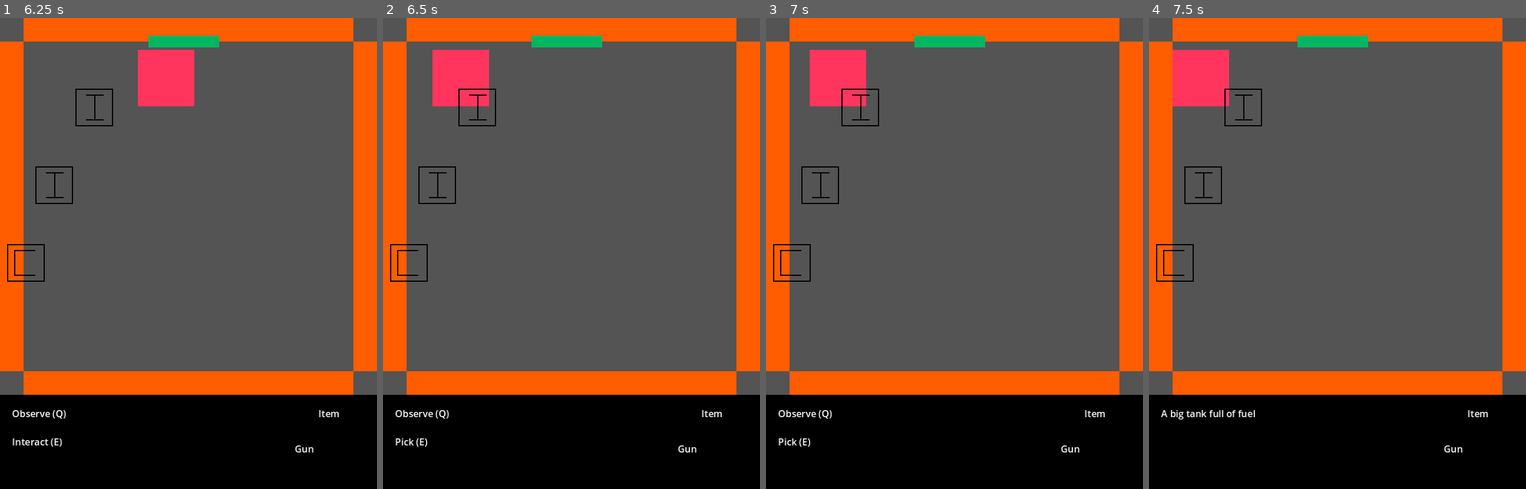
Above: before the commit, frames 1-4 (left to right).
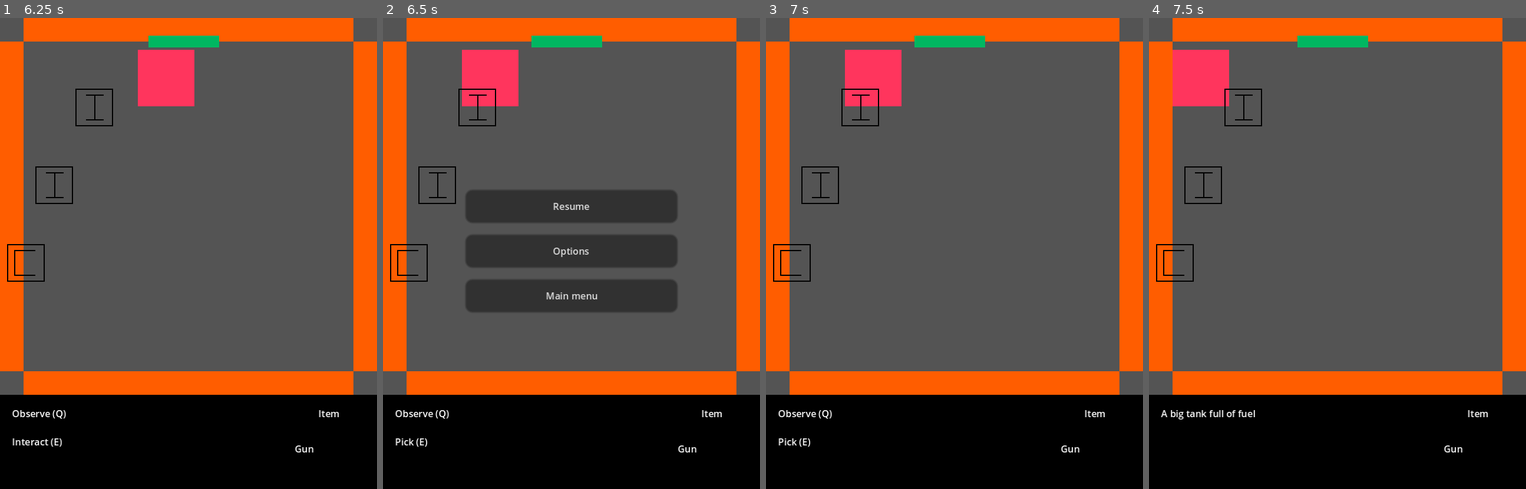
Above: after the commit, the same moments.

Repository: Kehos/ldjam54-limitedspace
Game: Godot game, scene res://scenes/UI/MainMenu.tscn
Two runs of this game, one before a commit and one after it. Both use one fixed random seed, a clock stepped at 60 frames per second and the inputs below.
Inputs (mouse positions are in pixels of both pictures, inside the frame that each line leads up to):
- Up to frame 1 (6.25 s): click "Options" at 0.5 s; click "Main menu" at 1.25 s; click "Play" at 2 s; hold Right (ui_right) 2.78-3.53 s; tap E (interact) at 2.85, 4.35, 5.85 s; hold Down (ui_down) 3.53-4.28 s; tap Q (observe) at 3.6, 5.1 s; tap Enter at 4.25 s; hold Right (ui_right) 4.28-5.03 s; tap Space at 5 s; hold Up (ui_up) 5.03-5.78 s; hold Left (ui_left) from 5.78 s (still down)
- Up to frame 2 (6.5 s): keep holding Left (ui_left); tap Escape (pause, bound only after the commit) at 6.4 s
- Up to frame 3 (7 s): release Left (ui_left) at 6.5 s; click (954, 206) at 6.5 s, where only the run after the commit has a clickable "Resume"
- Up to frame 4 (7.5 s): tap Enter at 7.25 s; hold Left (ui_left) from 7.28 s (still down); tap Q (observe) at 7.35 s

Frame 1 is identical in both runs. In frame 2, 13% of the frame differs, in the area x 13-78%, y 6-63%; in frame 3, 2.2%; in frame 4, nothing differs.

Commit message:
Added pause menu and fixed game restart crash

Diff:
--- a/project.godot
+++ b/project.godot
@@ -26,7 +26,6 @@
 
 window/size/viewport_width=160
 window/size/viewport_height=200
-window/size/mode=2
 window/stretch/mode="canvas_items"
 
 [input]
@@ -41,6 +40,11 @@
 "events": [Object(InputEventKey,"resource_local_to_scene":false,"resource_name":"","device":-1,"window_id":0,"alt_pressed":false,"shift_pressed":false,"ctrl_pressed":false,"meta_pressed":false,"pressed":false,"keycode":0,"physical_keycode":69,"key_label":0,"unicode":101,"echo":false,"script":null)
 ]
 }
+pause={
+"deadzone": 0.5,
+"events": [Object(InputEventKey,"resource_local_to_scene":false,"resource_name":"","device":-1,"window_id":0,"alt_pressed":false,"shift_pressed":false,"ctrl_pressed":false,"meta_pressed":false,"pressed":false,"keycode":0,"physical_keycode":4194305,"key_label":0,"unicode":0,"echo":false,"script":null)
+]
+}
 
 [layer_names]
 
--- a/scenes/UI/GameCompleteMenu.tscn
+++ b/scenes/UI/GameCompleteMenu.tscn
@@ -1,8 +1,10 @@
-[gd_scene load_steps=2 format=3 uid="uid://da5pnk5cvlq3v"]
+[gd_scene load_steps=3 format=3 uid="uid://da5pnk5cvlq3v"]
 
+[ext_resource type="Script" path="res://scripts/UI/GameCompleteMenu.gd" id="1_exd4j"]
 [ext_resource type="PackedScene" uid="uid://qionmpjigwp8" path="res://scenes/UI/UIButton.tscn" id="1_ruxsq"]
 
 [node name="GameCompleteMenu" type="CanvasLayer"]
+script = ExtResource("1_exd4j")
 
 [node name="MarginContainer" type="MarginContainer" parent="."]
 custom_minimum_size = Vector2(0, 65)
@@ -28,6 +30,13 @@
 layout_mode = 2
 theme_override_constants/separation = 5
 
-[node name="BackButtoon" parent="MarginContainer/VBoxContainer" instance=ExtResource("1_ruxsq")]
+[node name="ReplayButton" parent="MarginContainer/VBoxContainer" instance=ExtResource("1_ruxsq")]
+layout_mode = 2
+text = "Replay"
+
+[node name="MainMenuButton2" parent="MarginContainer/VBoxContainer" instance=ExtResource("1_ruxsq")]
 layout_mode = 2
 text = "Main menu"
+
+[connection signal="pressed" from="MarginContainer/VBoxContainer/ReplayButton" to="." method="_on_replay_button_pressed"]
+[connection signal="pressed" from="MarginContainer/VBoxContainer/MainMenuButton2" to="." method="_on_main_menu_button_pressed"]
--- /dev/null
+++ b/scenes/UI/PauseMenu.tscn
@@ -0,0 +1,48 @@
+[gd_scene load_steps=3 format=3 uid="uid://bn5aophyrjml8"]
+
+[ext_resource type="Script" path="res://scripts/UI/PauseMenu.gd" id="1_r2oi1"]
+[ext_resource type="PackedScene" uid="uid://qionmpjigwp8" path="res://scenes/UI/UIButton.tscn" id="2_yy17c"]
+
+[node name="PauseMenu" type="CanvasLayer"]
+process_mode = 3
+script = ExtResource("1_r2oi1")
+
+[node name="MarginContainer" type="MarginContainer" parent="."]
+custom_minimum_size = Vector2(0, 65)
+anchors_preset = 8
+anchor_left = 0.5
+anchor_top = 0.5
+anchor_right = 0.5
+anchor_bottom = 0.5
+offset_left = -50.0
+offset_top = -32.5
+offset_right = 50.0
+offset_bottom = 32.5
+grow_horizontal = 2
+grow_vertical = 2
+size_flags_horizontal = 4
+size_flags_vertical = 4
+theme_override_constants/margin_left = 5
+theme_override_constants/margin_top = 5
+theme_override_constants/margin_right = 5
+theme_override_constants/margin_bottom = 5
+
+[node name="VBoxContainer" type="VBoxContainer" parent="MarginContainer"]
+layout_mode = 2
+theme_override_constants/separation = 5
+
+[node name="ResumeButton" parent="MarginContainer/VBoxContainer" instance=ExtResource("2_yy17c")]
+layout_mode = 2
+text = "Resume"
+
+[node name="OptionsButton" parent="MarginContainer/VBoxContainer" instance=ExtResource("2_yy17c")]
+layout_mode = 2
+text = "Options"
+
+[node name="MainMenuButton" parent="MarginContainer/VBoxContainer" instance=ExtResource("2_yy17c")]
+layout_mode = 2
+text = "Main menu"
+
+[connection signal="pressed" from="MarginContainer/VBoxContainer/ResumeButton" to="." method="_on_resume_button_pressed"]
+[connection signal="pressed" from="MarginContainer/VBoxContainer/OptionsButton" to="." method="_on_options_button_pressed"]
+[connection signal="pressed" from="MarginContainer/VBoxContainer/MainMenuButton" to="." method="_on_main_menu_button_pressed"]
--- a/scripts/Game/Game.gd
+++ b/scripts/Game/Game.gd
@@ -2,6 +2,8 @@
 
 @export var itemScene: PackedScene
 @export var clueScene: PackedScene
+
+var pauseMenuScene = preload("res://scenes/UI/PauseMenu.tscn")
 
 @onready var textContent: RichTextLabel = $TextsContainer/MarginContainer/CurrentActionText
 @onready var doorActions: RichTextLabel = $TextsContainer/MarginContainer/DoorActionsText
@@ -70,6 +72,11 @@
 		if Input.is_action_just_pressed("observe"):
 			observe_clue()
 
+func _unhandled_input(event):
+	if event.is_action_pressed("pause"):
+		var pauseInstance = pauseMenuScene.instantiate()
+		add_child(pauseInstance)
+
 func get_dungeon_properties():
 	$"/root/GameBuilder".build_game_rooms()
 	roomDoors = $"/root/GameBuilder".get_room_doors()
--- a/scripts/LevelManager/GameBuilder.gd
+++ b/scripts/LevelManager/GameBuilder.gd
@@ -20,11 +20,20 @@
 var rng = RandomNumberGenerator.new()
 
 func build_game_rooms():
+	init_all()
 	get_items_from_constants()
 	set_room_items()
 	set_items_on_rooms()
 	set_room_clues()
 	assign_remaining_items()
+
+func init_all():
+	allItems = []
+	roomDoors = []
+	rooms = []
+	roomItems = []
+	roomKeyItems = []
+	roomClues = []
 
 func get_room_doors():
 	return roomDoors
--- a/scripts/LevelManager/LevelManager.gd
+++ b/scripts/LevelManager/LevelManager.gd
@@ -7,7 +7,7 @@
 func start_game():
 	change_scene_by_path(gameScenePath)
 
-func restart_level():
+func restart_game():
 	start_game()
 
 func go_to_main_menu():
--- /dev/null
+++ b/scripts/UI/GameCompleteMenu.gd
@@ -0,0 +1,7 @@
+extends CanvasLayer
+
+func _on_replay_button_pressed():
+	$"/root/LevelManager".restart_game()
+
+func _on_main_menu_button_pressed():
+	$"/root/LevelManager".go_to_main_menu()
--- /dev/null
+++ b/scripts/UI/PauseMenu.gd
@@ -0,0 +1,32 @@
+extends CanvasLayer
+
+var optionsMenuScene = preload("res://scenes/UI/OptionsMenu.tscn")
+
+func _ready():
+	get_tree().paused = true
+
+func unpause(queueFree = true):
+	if queueFree:
+		$MarginContainer.hide()
+		await get_tree().create_timer(0.2).timeout
+		queue_free()
+	get_tree().paused = false
+
+func _on_resume_button_pressed():
+	unpause()
+
+func _on_options_button_pressed():
+	var optionsMenuInstance = optionsMenuScene.instantiate()
+	add_child(optionsMenuInstance)
+	optionsMenuInstance.options_back_pressed.connect(options_back_pressed)
+	$MarginContainer.hide()
+
+func _on_main_menu_button_pressed():
+	$"/root/LevelManager".go_to_main_menu()
+	unpause(false)
+
+func options_back_pressed():
+	$OptionsMenu.hide()
+	$MarginContainer.show()
+	await get_tree().create_timer(0.2).timeout
+	$OptionsMenu.queue_free()
